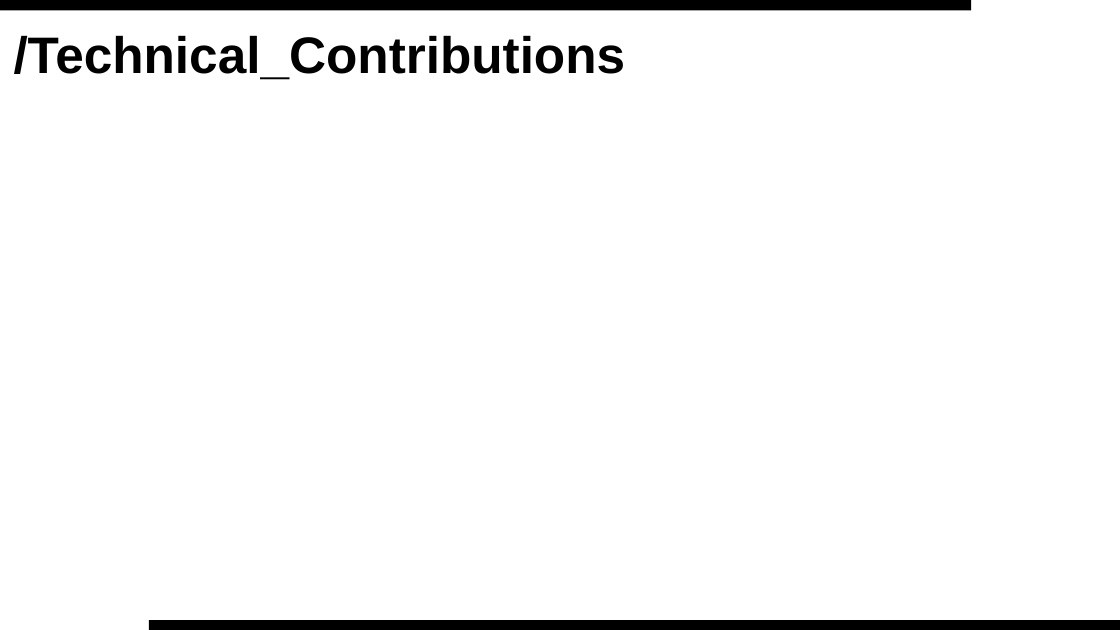
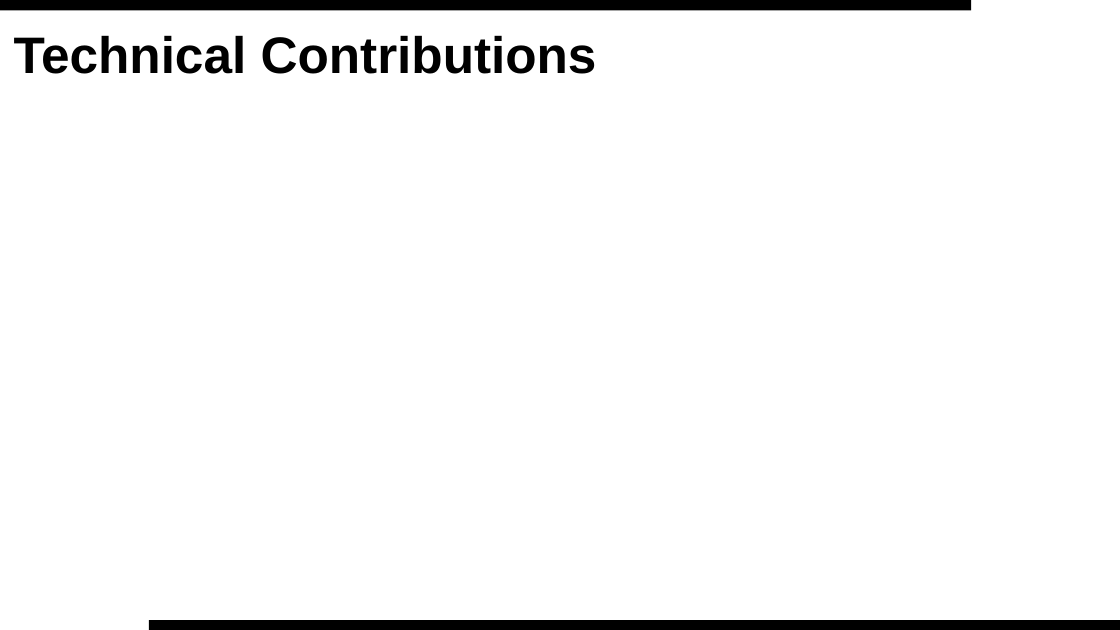
Before and after one commit to gautelg/EK505_Final_Project, a slide deck: slide 7 of Report_Presentation/Presentation.pptx (slide 8 before the commit). Drawn at 1120x630 pixels with LibreOffice and Linux fonts; fonts in the diff are those of the drawing; background and template pictures are left out. Boxes give left, top, right and bottom in pixels: in the first picture for what was removed or moved away, otherwise in the second. Text is boxed around its words. In the diff, an @@ line names an element or a change of style, - is before the commit and + after.

```diff
--- a/Report_Presentation/Presentation.pptx
+++ b/Report_Presentation/Presentation.pptx
@@ title at [14, 35, 597, 74]: text changed @@
-/Technical_Contributions
+Technical Contributions
```
Also in this commit, not shown: 5 other slides changed, 1 slide removed, 1 other file.
